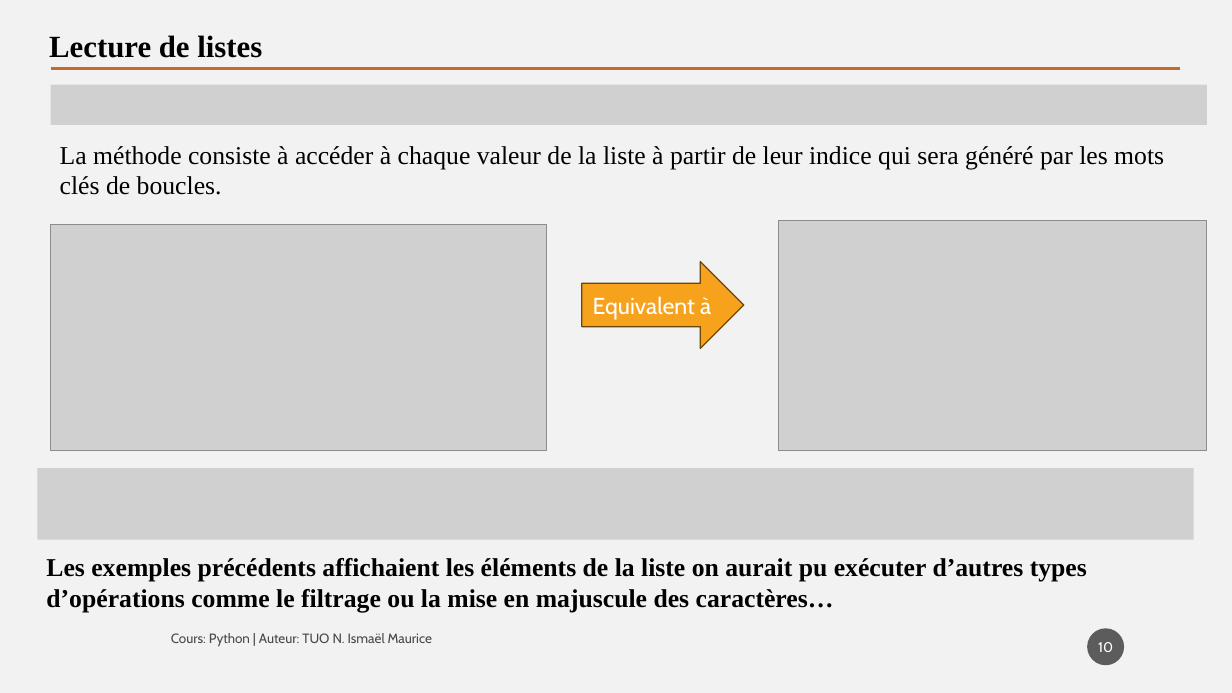
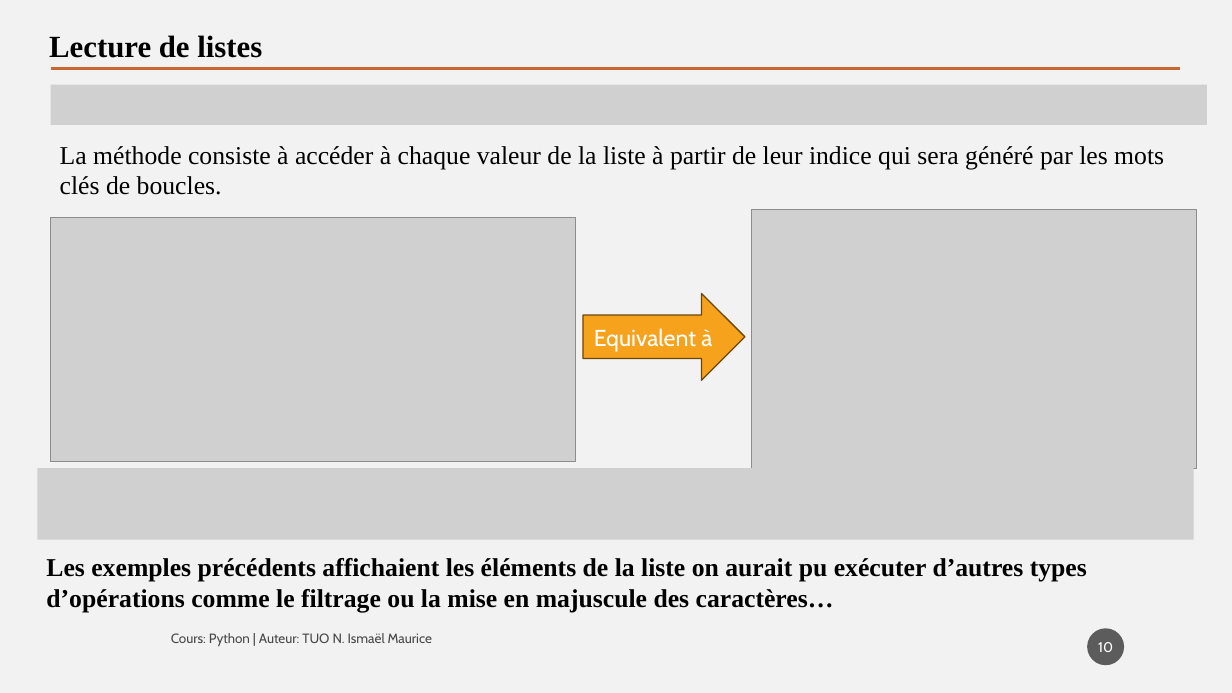
Before and after one commit to tisma95/cours-python, a slide deck: slide 10 of source/Chapitre 9 - Les listes.pptx. Drawn at 1232x693 pixels with LibreOffice and Linux fonts; fonts in the diff are those of the drawing; grey boxes stand for pictures. Boxes give left, top, right and bottom in pixels: in the first picture for what was removed or moved away, otherwise in the second. Text is boxed around its words. In the diff, an @@ line names an element or a change of style, - is before the commit and + after.

```diff
--- a/source/Chapitre 9 - Les listes.pptx
+++ b/source/Chapitre 9 - Les listes.pptx
@@ picture: place and size @@
-picture at (51, 225, 547, 450)
+picture at (51, 217, 576, 462)
@@ picture: place and size @@
-picture at (779, 221, 1207, 450)
+picture at (751, 210, 1196, 470)
@@ right arrow "Equivalent à": place and size @@
-right arrow "Equivalent à" at (582, 262, 744, 348)
+right arrow "Equivalent à" at (583, 294, 745, 381)
```
Also in this commit, not shown: 11 other slides changed, 2 slides added, 3 other files.
